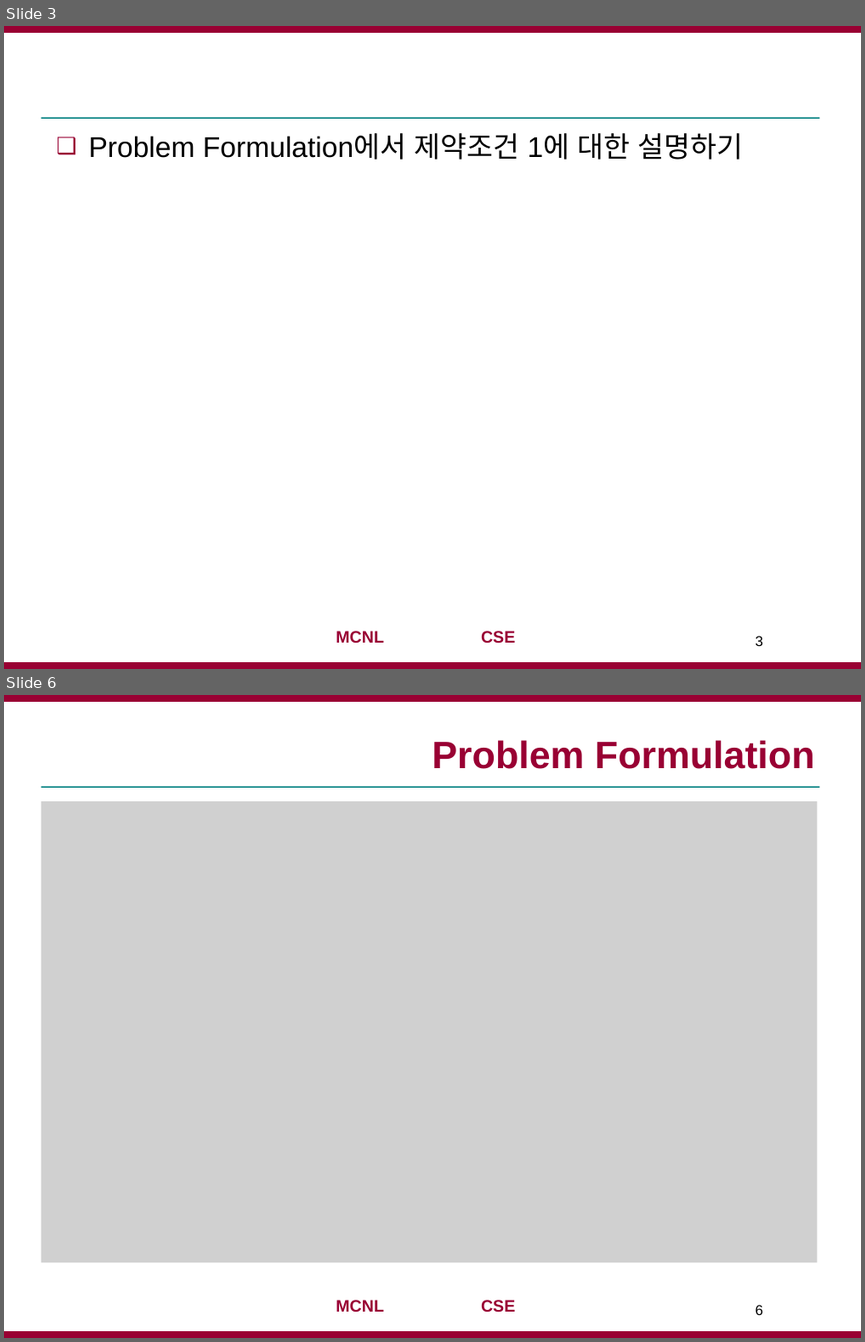
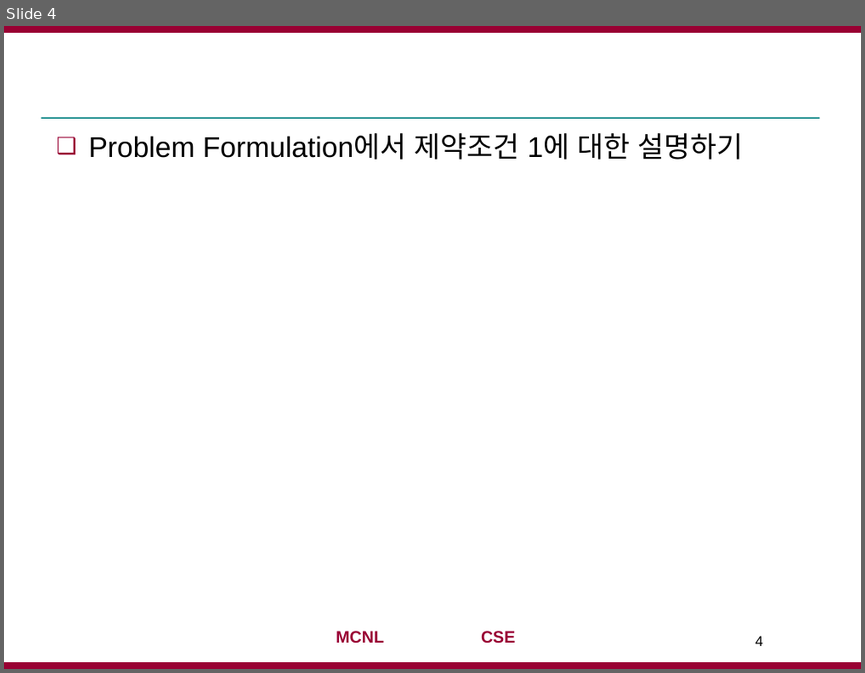
Before and after one commit to jaejunha/Paper, a slide deck: Daily(written_by_Korean)/180727.pptx. Shown one above the other, each under a label of ours: slides 3 and 6 before the commit, slide 4 after it; the slides between them are not shown. The pictures are 865x1342 and 865x673 pixels, drawn with LibreOffice and Linux fonts; fonts in the diff are those of the drawing; grey boxes stand for pictures; background and template pictures are left out. Boxes give left, top, right and bottom in pixels: in the first picture for what was removed or moved away, otherwise in the second. Text is boxed around its words. In the diff, an @@ line names an element or a change of style, - is before the commit and + after.

```diff
--- a/Daily(written_by_Korean)/180727.pptx
+++ b/Daily(written_by_Korean)/180727.pptx
@@ slide 6 removed at (x1=4, y1=695, x2=861, y2=1338), background #FFFFFF; not listed: 4 template elements that a slide beside it also shows @@
@@ title removed at (x1=432, y1=740, x2=815, y2=769) @@
-Problem Formulation
@@ picture removed at (x1=41, y1=801, x2=817, y2=1262) @@
@@ page number removed at (x1=755, y1=1304, x2=763, y2=1315) @@
-6
@@ what was slide 3 is now slide 4 @@
@@ page number at (x1=755, y1=635, x2=763, y2=646): text changed @@
-3
+4
```
Also in this commit, not shown: 2 slides changed, 8 slides added, 3 other slides removed, 1 other file.
